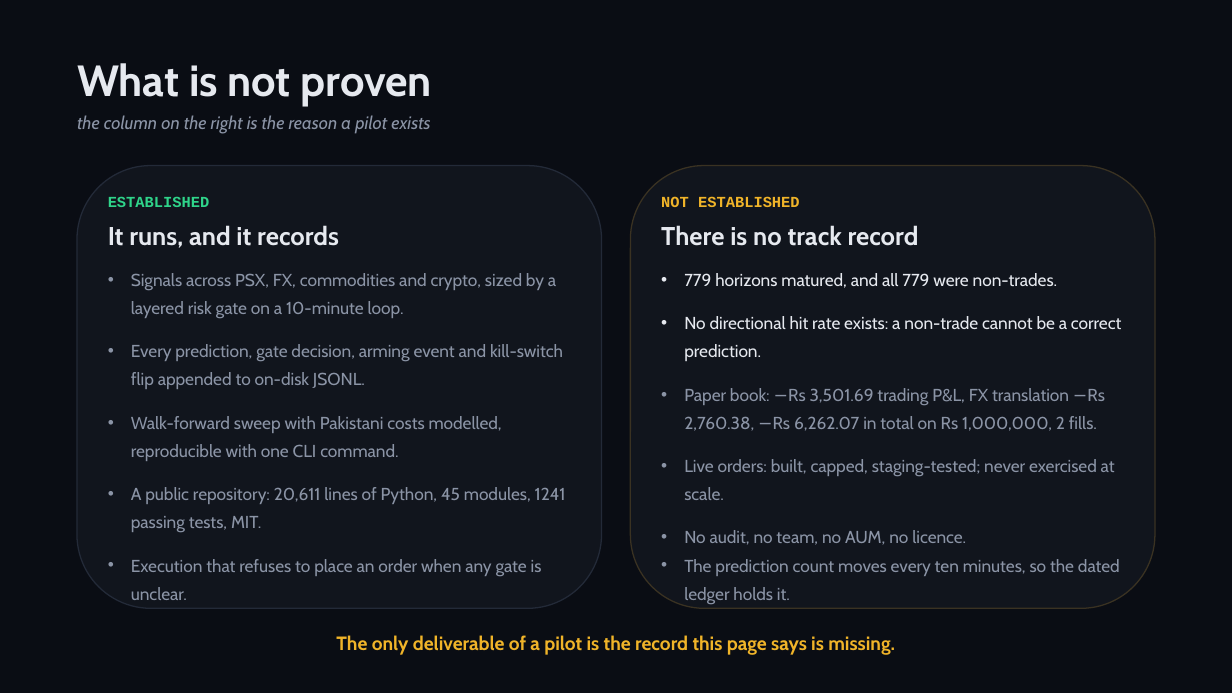
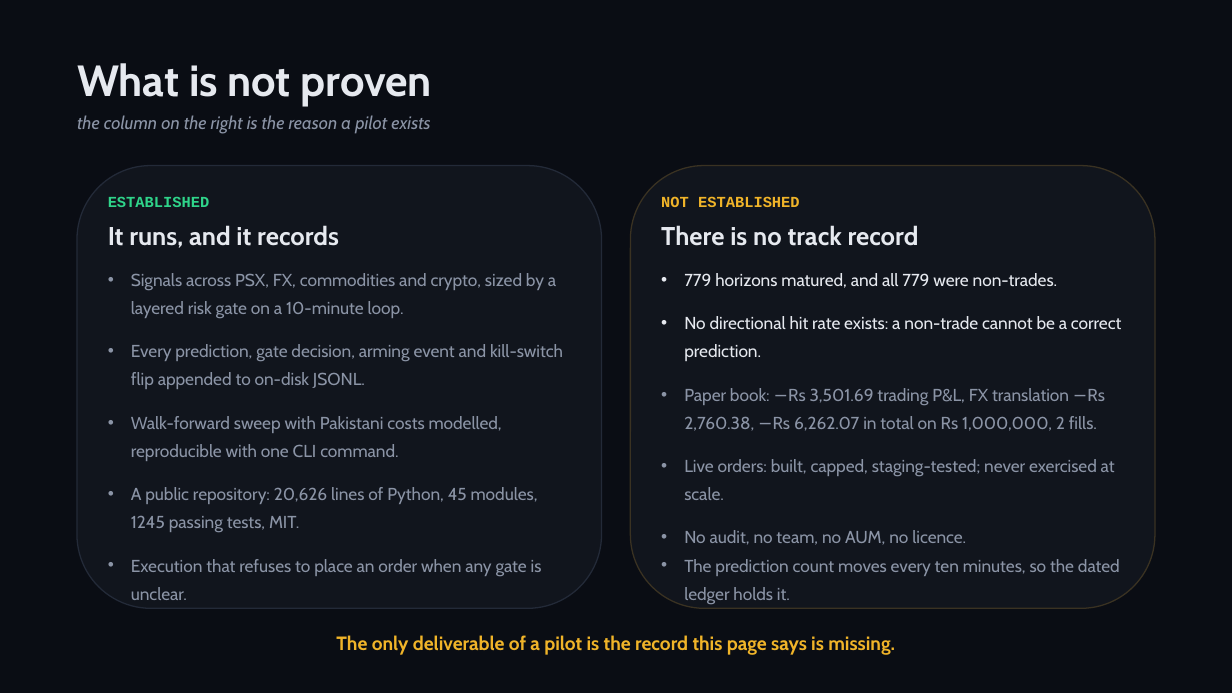
Before and after one commit to zhaider5142009-oss/kairos, a slide deck: slide 6 of docs/investors/KAIROS_Investor_Deck.pptx. Drawn at 1232x693 pixels with LibreOffice and Linux fonts; fonts in the diff are those of the drawing. Boxes give left, top, right and bottom in pixels: in the first picture for what was removed or moved away, otherwise in the second. Text is boxed around its words. In the diff, an @@ line names an element or a change of style, - is before the commit and + after.

```diff
--- a/docs/investors/KAIROS_Investor_Deck.pptx
+++ b/docs/investors/KAIROS_Investor_Deck.pptx
@@ text at [131,487,538,532]: text changed @@
-• A public repository: 20,611 lines of Python, 45 modules, 1241 passing tests, MIT.
+• A public repository: 20,626 lines of Python, 45 modules, 1245 passing tests, MIT.
```
Also in this commit, not shown: 2 other slides changed, 7 other files.
